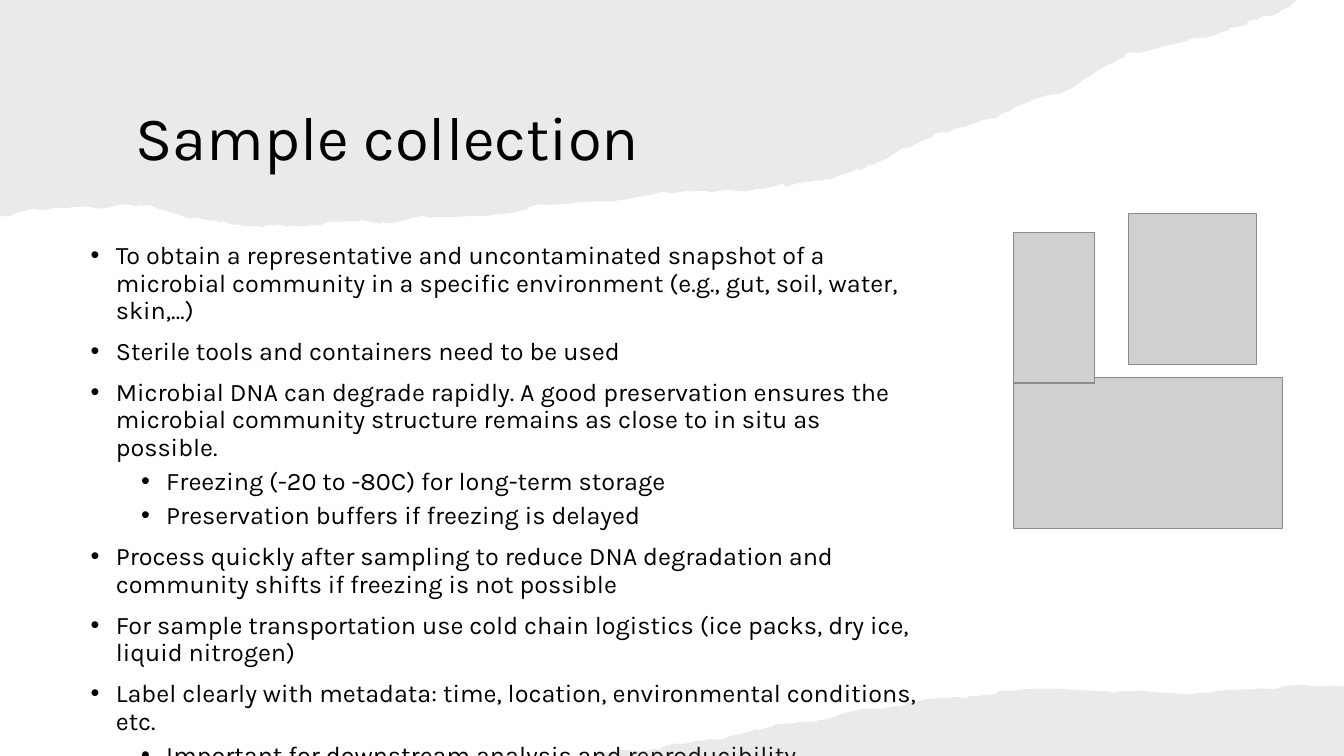
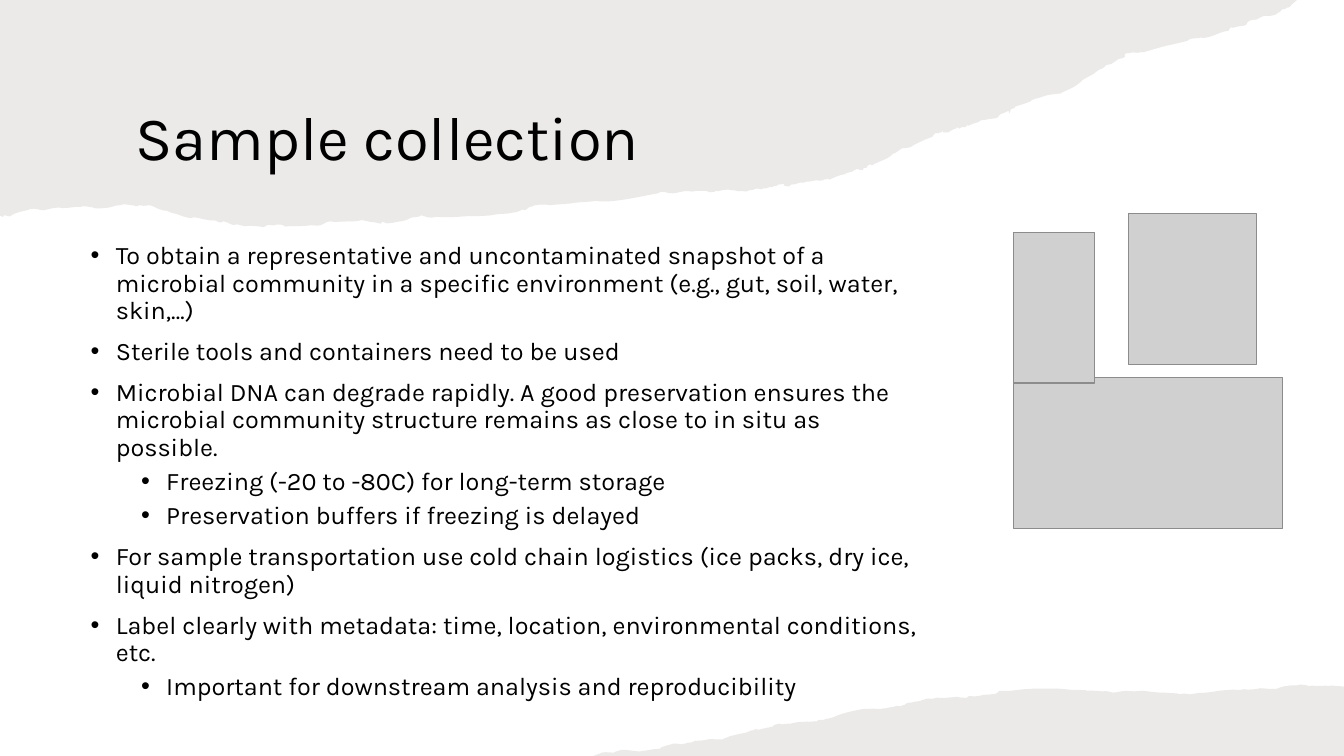
Before and after one commit to biosustain/dsp_metagenomics_training, a slide deck: slide 21 of course_contents/IntroMetagenomics.pptx. Drawn at 1344x756 pixels with LibreOffice and Linux fonts; fonts in the diff are those of the drawing; grey boxes stand for pictures. Boxes give left, top, right and bottom in pixels: in the first picture for what was removed or moved away, otherwise in the second. Text is boxed around its words. In the diff, an @@ line names an element or a change of style, - is before the commit and + after.

```diff
--- a/course_contents/IntroMetagenomics.pptx
+++ b/course_contents/IntroMetagenomics.pptx
@@ text at (116, 547, 833, 599): paragraph removed @@
-• Process quickly after sampling to reduce DNA degradation and community shifts if freezing is not possible
```
Also in this commit, not shown: 4 other slides changed, 1 slide removed, 1 other file.
